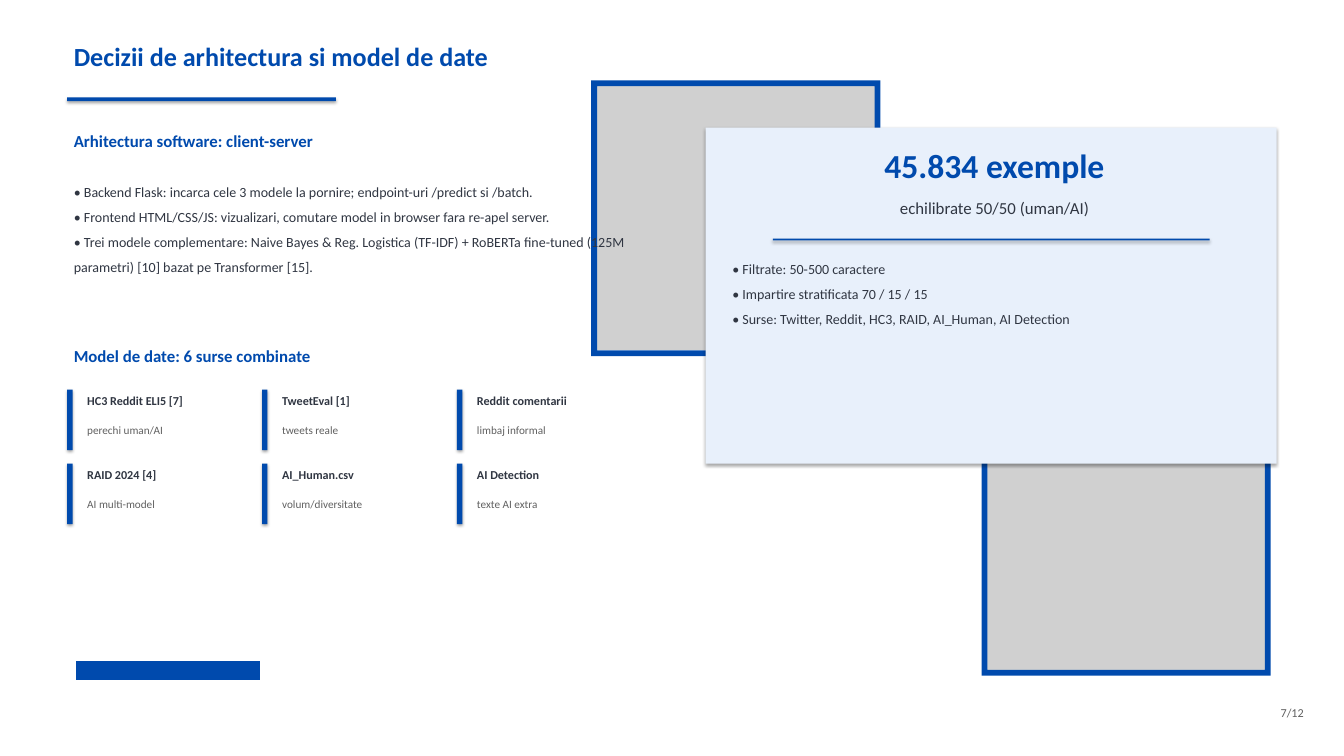
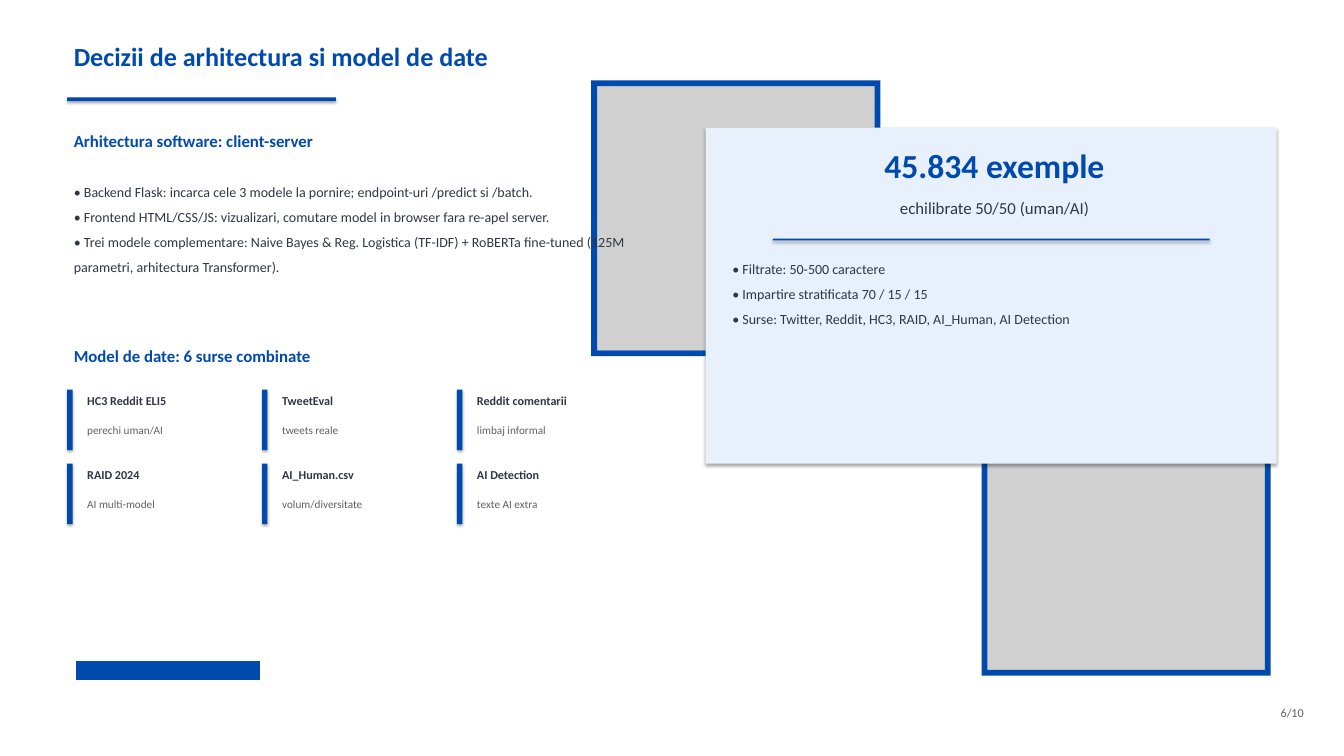
Before and after one commit to viobianca-stack/licenta, a slide deck: slide 6 of Prezentare_Licenta_Template.pptx (slide 7 before the commit). Drawn at 1344x756 pixels with LibreOffice and Linux fonts; fonts in the diff are those of the drawing; grey boxes stand for pictures. Boxes give left, top, right and bottom in pixels: in the first picture for what was removed or moved away, otherwise in the second. Text is boxed around its words. In the diff, an @@ line names an element or a change of style, - is before the commit and + after.

```diff
--- a/Prezentare_Licenta_Template.pptx
+++ b/Prezentare_Licenta_Template.pptx
@@ text at <box>74,235,624,275</box>: text changed @@
-• Trei modele complementare: Naive Bayes & Reg. Logistica (TF-IDF) + RoBERTa fine-tuned (125M parametri) [10] bazat pe Transformer [15].
+• Trei modele complementare: Naive Bayes & Reg. Logistica (TF-IDF) + RoBERTa fine-tuned (125M parametri, arhitectura Transformer).
@@ text at <box>87,396,166,405</box>: text changed @@
-HC3 Reddit ELI5 [7]
+HC3 Reddit ELI5
@@ text at <box>282,396,333,405</box>: text changed @@
-TweetEval [1]
+TweetEval
@@ text at <box>87,471,140,479</box>: text changed @@
-RAID 2024 [4]
+RAID 2024
@@ text at <box>1281,709,1304,718</box>: text changed @@
-7/12
+6/10
```
Also in this commit, not shown: 7 other slides changed, 2 slides removed, 1 other file.
